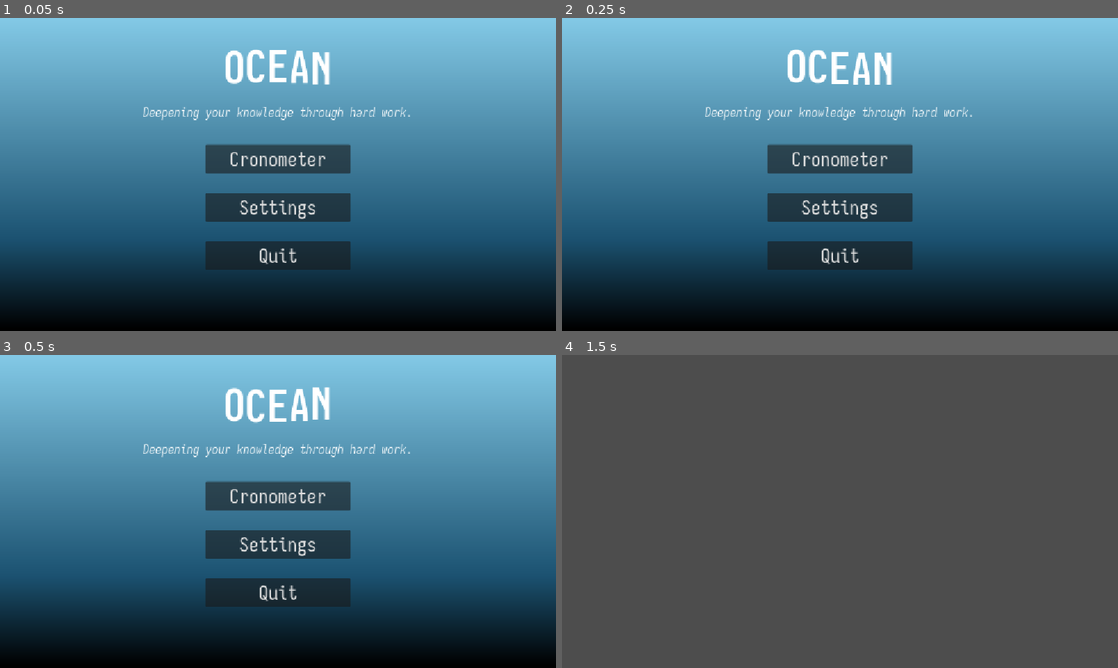
Above: before the commit, frames 1-4 (two rows, left to right).
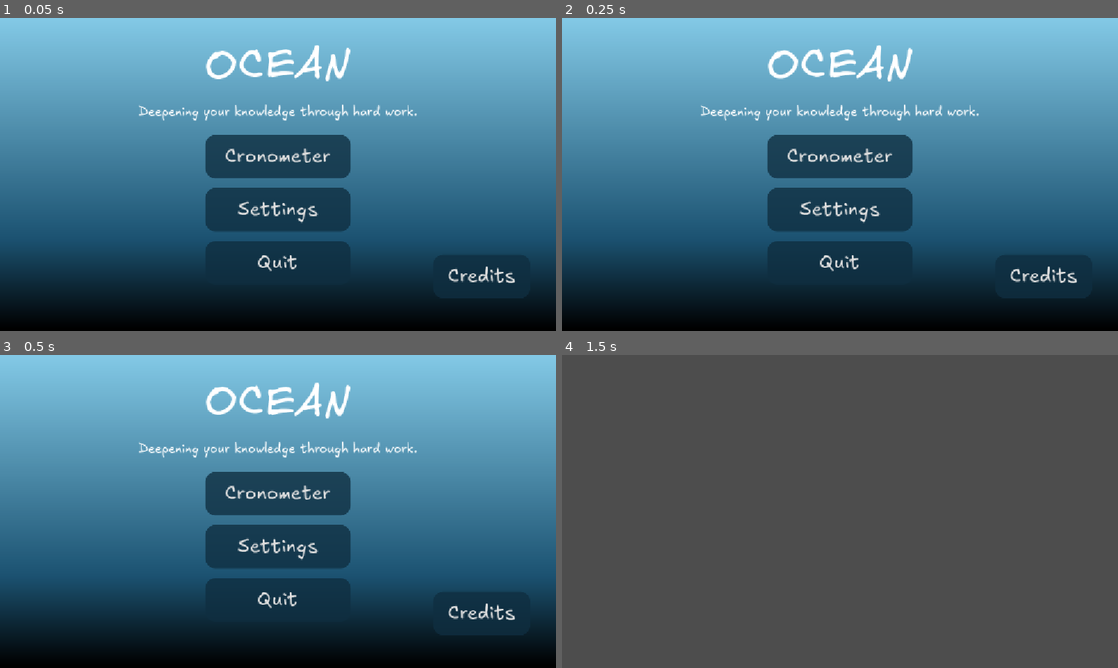
Above: after the commit, the same moments.

Repository: mykuull/ProjectOcean
Game: Godot game, scene res://scenes/main_menu.tscn
Same seed, same stepped clock (60 frames per second), same inputs: the game is played once before the commit and once after it. The project has no main scene, so this scene is started directly.
Inputs:
- Up to frame 1 (0.05 s): no input
- Up to frame 2 (0.25 s): no input
- Up to frame 3 (0.5 s): no input
- Up to frame 4 (1.5 s): click "Cronometer" at 0.5 s; tap Enter at 1.25 s

The runs differ from the first frame. In frame 1, 6.2% of the frame differs, in the area x 25-93%, y 8-85%; in frame 2, 6.2%; in frame 3, 6.2%; in frame 4, nothing differs.

Commit message:
Cambios en botones de página principal
Serie de cambios a botones de la página principal: redondeo de esquinas, cambio de color y transparencia, añadido botón de créditos y su cambio de escena, espacio entre botones. Eliminada escena de prototipo de menú principal.

Diff:
--- a/ocean/scenes/control.tscn
+++ /dev/null
@@ -1,131 +0,0 @@
-[gd_scene format=3 uid="uid://cdanmfcbqu8k0"]
-
-[ext_resource type="Script" uid="uid://bsnxicgtkrfq1" path="res://scripts/control.gd" id="1_0fbet"]
-[ext_resource type="Texture2D" uid="uid://bx0c6qv1pfcwp" path="res://assets/placeholder_logo.jpg" id="2_62e2m"]
-[ext_resource type="FontFile" uid="uid://b7x3heef3pgsw" path="res://fonts/IosevkaCharonMono/IosevkaCharonMono-Bold.ttf" id="3_ee4bf"]
-[ext_resource type="FontFile" uid="uid://c6ymmmka4ngra" path="res://fonts/IosevkaCharonMono/IosevkaCharonMono-LightItalic.ttf" id="4_kbped"]
-
-[sub_resource type="StyleBoxFlat" id="StyleBoxFlat_16xqe"]
-corner_radius_top_left = 15
-corner_radius_top_right = 15
-corner_radius_bottom_right = 15
-corner_radius_bottom_left = 15
-
-[sub_resource type="Gradient" id="Gradient_1uiv3"]
-offsets = PackedFloat32Array(0, 0.7037037, 1)
-colors = PackedColorArray(0, 0, 0, 1, 0.105882354, 0.32156864, 0.44313726, 1, 0.50980395, 0.78431374, 0.8980392, 1)
-
-[sub_resource type="GradientTexture2D" id="GradientTexture2D_ese5f"]
-gradient = SubResource("Gradient_1uiv3")
-fill_from = Vector2(0, 1)
-fill_to = Vector2(0, 0)
-
-[sub_resource type="StyleBoxTexture" id="StyleBoxTexture_lbaup"]
-texture = SubResource("GradientTexture2D_ese5f")
-
-[sub_resource type="StyleBoxFlat" id="StyleBoxFlat_lbaup"]
-bg_color = Color(0.05882353, 0.18039216, 0.2509804, 1)
-corner_radius_top_left = 15
-corner_radius_top_right = 15
-corner_radius_bottom_right = 15
-corner_radius_bottom_left = 15
-expand_margin_left = 5.0
-expand_margin_top = 5.0
-expand_margin_right = 5.0
-expand_margin_bottom = 5.0
-
-[sub_resource type="StyleBoxFlat" id="StyleBoxFlat_kbped"]
-bg_color = Color(0.05882353, 0.18039216, 0.2509804, 0.21176471)
-
-[node name="Control" type="Control" unique_id=250240604]
-layout_mode = 3
-anchors_preset = 15
-anchor_right = 1.0
-anchor_bottom = 1.0
-grow_horizontal = 2
-grow_vertical = 2
-script = ExtResource("1_0fbet")
-
-[node name="PanelContainer2" type="PanelContainer" parent="." unique_id=1567267912]
-clip_children = 1
-layout_mode = 1
-anchors_preset = 15
-anchor_right = 1.0
-anchor_bottom = 1.0
-grow_horizontal = 2
-grow_vertical = 2
-theme_override_styles/panel = SubResource("StyleBoxFlat_16xqe")
-
-[node name="PanelContainer" type="PanelContainer" parent="PanelContainer2" unique_id=52323580]
-layout_mode = 2
-theme_override_styles/panel = SubResource("StyleBoxTexture_lbaup")
-
-[node name="MarginContainer" type="MarginContainer" parent="PanelContainer2/PanelContainer" unique_id=1687956122]
-layout_mode = 2
-theme_override_constants/margin_left = 20
-theme_override_constants/margin_top = 20
-theme_override_constants/margin_right = 20
-theme_override_constants/margin_bottom = 20
-
-[node name="VBoxContainer" type="VBoxContainer" parent="PanelContainer2/PanelContainer/MarginContainer" unique_id=2111521605]
-layout_mode = 2
-
-[node name="HBoxContainer" type="HBoxContainer" parent="PanelContainer2/PanelContainer/MarginContainer/VBoxContainer" unique_id=909729540]
-layout_mode = 2
-
-[node name="logo" type="TextureRect" parent="PanelContainer2/PanelContainer/MarginContainer/VBoxContainer/HBoxContainer" unique_id=1821514397]
-custom_minimum_size = Vector2(50, 50)
-layout_mode = 2
-texture = ExtResource("2_62e2m")
-expand_mode = 1
-stretch_mode = 5
-
-[node name="Control" type="Control" parent="PanelContainer2/PanelContainer/MarginContainer/VBoxContainer/HBoxContainer" unique_id=966174431]
-layout_mode = 2
-size_flags_horizontal = 3
-
-[node name="cronometer_quick" type="Button" parent="PanelContainer2/PanelContainer/MarginContainer/VBoxContainer/HBoxContainer" unique_id=1313690853]
-layout_mode = 2
-theme_override_colors/font_color = Color(1, 1, 1, 1)
-theme_override_styles/normal = SubResource("StyleBoxFlat_lbaup")
-text = "Cronometer"
-
-[node name="title" type="RichTextLabel" parent="PanelContainer2/PanelContainer/MarginContainer/VBoxContainer" unique_id=900768531]
-custom_minimum_size = Vector2(50, 70)
-layout_mode = 2
-theme_override_fonts/normal_font = ExtResource("3_ee4bf")
-theme_override_font_sizes/normal_font_size = 60
-bbcode_enabled = true
-text = "[wave amp=30.0 freq=2.0 connected=1]OCEAN[/wave]"
-scroll_active = false
-horizontal_alignment = 1
-
-[node name="Control" type="Control" parent="PanelContainer2/PanelContainer/MarginContainer/VBoxContainer" unique_id=22500024]
-custom_minimum_size = Vector2(20, 20)
-layout_mode = 2
-size_flags_horizontal = 3
-
-[node name="slogan" type="RichTextLabel" parent="PanelContainer2/PanelContainer/MarginContainer/VBoxContainer" unique_id=799022733]
-custom_minimum_size = Vector2(50, 30)
-layout_mode = 2
-theme_override_fonts/normal_font = ExtResource("4_kbped")
-theme_override_font_sizes/normal_font_size = 24
-text = "Deepening your knowledge through hard work."
-scroll_active = false
-horizontal_alignment = 1
-
-[node name="Control2" type="Control" parent="PanelContainer2/PanelContainer/MarginContainer/VBoxContainer" unique_id=468298584]
-custom_minimum_size = Vector2(20, 20)
-layout_mode = 2
-size_flags_horizontal = 3
-
-[node name="Panel" type="Panel" parent="PanelContainer2/PanelContainer/MarginContainer/VBoxContainer" unique_id=179495240]
-layout_mode = 2
-size_flags_vertical = 3
-theme_override_styles/panel = SubResource("StyleBoxFlat_kbped")
-
-[node name="desc" type="TextEdit" parent="PanelContainer2/PanelContainer/MarginContainer/VBoxContainer/Panel" unique_id=1086302480]
-layout_mode = 0
-offset_right = 8.0
-offset_bottom = 8.0
-text = "Lorem ipsum dolor sit amet, consectetur adipiscing elit. Morbi imperdiet elit vitae mauris semper auctor. Ut ac efficitur odio, nec aliquet leo. Etiam imperdiet ipsum vel ipsum dignissim, at tincidunt leo scelerisque. Vestibulum eget eros justo. Quisque pellentesque orci eget sem euismod, ac viverra nulla pellentesque. Proin eu tellus augue. Phasellus lectus velit, elementum sit amet mattis sit amet, tincidunt at nibh. Aliquam hendrerit, risus vel dapibus mollis, purus purus tincidunt ipsum, id consectetur ante massa sit amet metus. Phasellus non imperdiet nulla, eget facilisis ligula. Donec quis diam dolor."
--- /dev/null
+++ b/ocean/scenes/credits.tscn
@@ -0,0 +1,9 @@
+[gd_scene format=3 uid="uid://b1a2ywqu8kes2"]
+
+[node name="Credits" type="Control" unique_id=1478279669]
+layout_mode = 3
+anchors_preset = 15
+anchor_right = 1.0
+anchor_bottom = 1.0
+grow_horizontal = 2
+grow_vertical = 2
--- a/ocean/scenes/main_menu.tscn
+++ b/ocean/scenes/main_menu.tscn
@@ -1,9 +1,7 @@
 [gd_scene format=3 uid="uid://be58wgr57ofdy"]
 
-[ext_resource type="FontFile" uid="uid://b7x3heef3pgsw" path="res://fonts/IosevkaCharonMono/IosevkaCharonMono-Bold.ttf" id="1_bqqt6"]
 [ext_resource type="Script" uid="uid://xhj70k6iosf2" path="res://scripts/main_menu.gd" id="1_wu84c"]
-[ext_resource type="FontFile" uid="uid://c6ymmmka4ngra" path="res://fonts/IosevkaCharonMono/IosevkaCharonMono-LightItalic.ttf" id="2_wu84c"]
-[ext_resource type="FontFile" uid="uid://drlx0t05ep5jr" path="res://fonts/IosevkaCharonMono/IosevkaCharonMono-Regular.ttf" id="3_8ln24"]
+[ext_resource type="FontFile" uid="uid://dgyxgol324dj2" path="res://fonts/Excalifont/Excalifont-Regular.ttf" id="2_ekxnf"]
 
 [sub_resource type="StyleBoxFlat" id="StyleBoxFlat_vue75"]
 corner_radius_top_left = 15
@@ -23,6 +21,35 @@
 
 [sub_resource type="StyleBoxTexture" id="StyleBoxTexture_bqqt6"]
 texture = SubResource("GradientTexture2D_ekxnf")
+
+[sub_resource type="StyleBoxFlat" id="StyleBoxFlat_bqqt6"]
+bg_color = Color(0.05882353, 0.18039216, 0.2509804, 0.78431374)
+border_color = Color(1, 1, 1, 1)
+corner_radius_top_left = 20
+corner_radius_top_right = 20
+corner_radius_bottom_right = 20
+corner_radius_bottom_left = 20
+
+[sub_resource type="StyleBoxFlat" id="StyleBoxFlat_wu84c"]
+bg_color = Color(0.05882353, 0.18039216, 0.2509804, 0.78431374)
+corner_radius_top_left = 20
+corner_radius_top_right = 20
+corner_radius_bottom_right = 20
+corner_radius_bottom_left = 20
+
+[sub_resource type="StyleBoxFlat" id="StyleBoxFlat_8ln24"]
+bg_color = Color(0.05882353, 0.18039216, 0.2509804, 0.78431374)
+corner_radius_top_left = 20
+corner_radius_top_right = 20
+corner_radius_bottom_right = 20
+corner_radius_bottom_left = 20
+
+[sub_resource type="StyleBoxFlat" id="StyleBoxFlat_rtw2f"]
+bg_color = Color(0.05882353, 0.18039216, 0.2509804, 0.78431374)
+corner_radius_top_left = 20
+corner_radius_top_right = 20
+corner_radius_bottom_right = 20
+corner_radius_bottom_left = 20
 
 [node name="MainMenu" type="Control" unique_id=1672630001]
 layout_mode = 3
@@ -57,10 +84,10 @@
 [node name="title" type="RichTextLabel" parent="PanelContainer2/PanelContainer/VBoxContainer" unique_id=16204851]
 custom_minimum_size = Vector2(50, 100)
 layout_mode = 2
-theme_override_fonts/normal_font = ExtResource("1_bqqt6")
+theme_override_fonts/normal_font = ExtResource("2_ekxnf")
 theme_override_font_sizes/normal_font_size = 90
 bbcode_enabled = true
-text = "[wave amp=30.0 freq=7.0 connected=1]OCEAN[/wave]"
+text = "[wave amp=30.0 freq=2.0 connected=1]OCEAN[/wave]"
 scroll_active = false
 horizontal_alignment = 1
 
@@ -72,7 +99,7 @@
 [node name="slogan" type="RichTextLabel" parent="PanelContainer2/PanelContainer/VBoxContainer" unique_id=355240333]
 custom_minimum_size = Vector2(50, 40)
 layout_mode = 2
-theme_override_fonts/normal_font = ExtResource("2_wu84c")
+theme_override_fonts/normal_font = ExtResource("2_ekxnf")
 theme_override_font_sizes/normal_font_size = 26
 text = "Deepening your knowledge through hard work."
 scroll_active = false
@@ -87,30 +114,56 @@
 custom_maximum_size = Vector2(300, -1)
 layout_mode = 2
 size_flags_horizontal = 3
-theme_override_constants/separation = 40
+theme_override_constants/separation = 20
 alignment = 1
 
 [node name="Control" type="Control" parent="PanelContainer2/PanelContainer/VBoxContainer/HBoxContainer/VBoxContainer" unique_id=2087217072]
 layout_mode = 2
 
 [node name="Cronometer" type="Button" parent="PanelContainer2/PanelContainer/VBoxContainer/HBoxContainer/VBoxContainer" unique_id=1042522859]
+custom_minimum_size = Vector2(200, 90)
 layout_mode = 2
-theme_override_fonts/font = ExtResource("3_8ln24")
+theme_override_fonts/font = ExtResource("2_ekxnf")
 theme_override_font_sizes/font_size = 40
+theme_override_styles/normal = SubResource("StyleBoxFlat_bqqt6")
 text = "Cronometer"
 
 [node name="Settings" type="Button" parent="PanelContainer2/PanelContainer/VBoxContainer/HBoxContainer/VBoxContainer" unique_id=844856848]
+custom_minimum_size = Vector2(0, 90)
 layout_mode = 2
-theme_override_fonts/font = ExtResource("3_8ln24")
+theme_override_fonts/font = ExtResource("2_ekxnf")
 theme_override_font_sizes/font_size = 40
+theme_override_styles/normal = SubResource("StyleBoxFlat_wu84c")
 text = "Settings"
 
 [node name="Quit" type="Button" parent="PanelContainer2/PanelContainer/VBoxContainer/HBoxContainer/VBoxContainer" unique_id=1508646757]
+custom_minimum_size = Vector2(0, 90)
 layout_mode = 2
-theme_override_fonts/font = ExtResource("3_8ln24")
+theme_override_fonts/font = ExtResource("2_ekxnf")
 theme_override_font_sizes/font_size = 40
+theme_override_styles/normal = SubResource("StyleBoxFlat_8ln24")
 text = "Quit"
+
+[node name="Credits" type="Button" parent="." unique_id=1136486996]
+custom_minimum_size = Vector2(200, 90)
+layout_mode = 1
+anchors_preset = 3
+anchor_left = 1.0
+anchor_top = 1.0
+anchor_right = 1.0
+anchor_bottom = 1.0
+offset_left = -202.0
+offset_top = -148.0
+offset_right = -54.0
+offset_bottom = -68.0
+grow_horizontal = 0
+grow_vertical = 0
+theme_override_fonts/font = ExtResource("2_ekxnf")
+theme_override_font_sizes/font_size = 40
+theme_override_styles/normal = SubResource("StyleBoxFlat_rtw2f")
+text = "Credits"
 
 [connection signal="pressed" from="PanelContainer2/PanelContainer/VBoxContainer/HBoxContainer/VBoxContainer/Cronometer" to="." method="_on_cronometer_pressed"]
 [connection signal="pressed" from="PanelContainer2/PanelContainer/VBoxContainer/HBoxContainer/VBoxContainer/Settings" to="." method="_on_settings_pressed"]
 [connection signal="pressed" from="PanelContainer2/PanelContainer/VBoxContainer/HBoxContainer/VBoxContainer/Quit" to="." method="_on_quit_pressed"]
+[connection signal="pressed" from="Credits" to="." method="_on_credits_pressed"]
--- a/ocean/scripts/main_menu.gd
+++ b/ocean/scripts/main_menu.gd
@@ -21,3 +21,7 @@
 
 func _on_settings_pressed() -> void:
 	get_tree().change_scene_to_file("res://scenes/settings.tscn") # Change scenes to settings
+
+
+func _on_credits_pressed() -> void:
+	get_tree().change_scene_to_file("res://scenes/credits.tscn") # Change scenes to credits
Binary file added: ocean/fonts/Excalifont/Excalifont-Regular.ttf
Not shown, added: ocean/fonts/Excalifont/Excalifont-Regular.ttf.import
